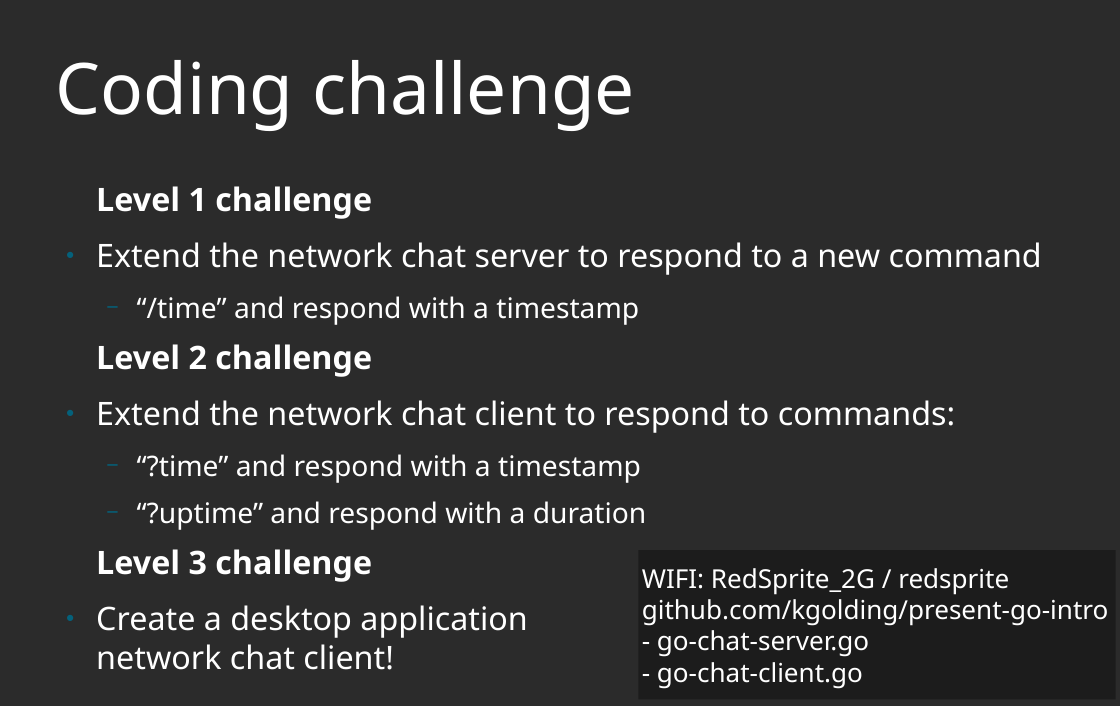
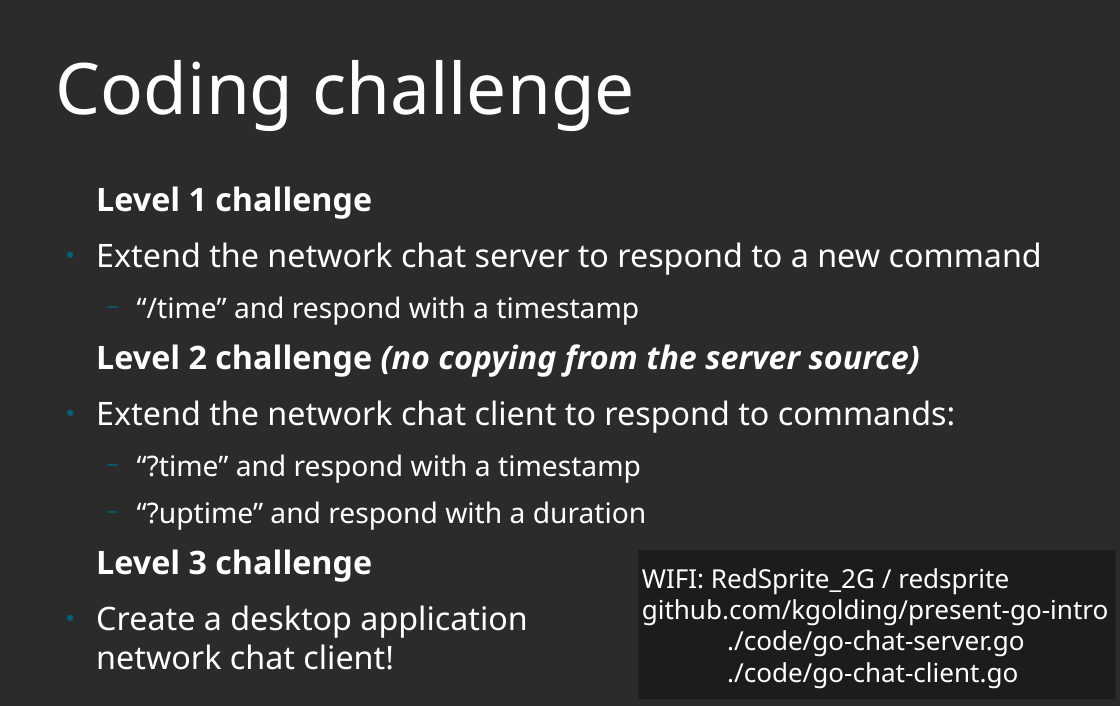
Before and after one commit to kgolding/present-go-intro, a slide deck: slide 26 of Go-Introduction.odp. Drawn at 1120x706 pixels with LibreOffice and Linux fonts; fonts in the diff are those of the drawing; background and template pictures are left out; a plain dark background stands for a picture behind light text. Boxes give left, top, right and bottom in pixels: in the first picture for what was removed or moved away, otherwise in the second. Text is boxed around its words. In the diff, an @@ line names an element or a change of style, - is before the commit and + after.

```diff
--- a/Go-Introduction.odp
+++ b/Go-Introduction.odp
@@ text at bbox=[96, 344, 920, 377]: text changed; italic on @@
-Level 2 challenge
+Level 2 challenge (no copying from the server source)
@@ text in rectangle at bbox=[727, 630, 1025, 689]: text changed @@
-- go-chat-server.go
-- go-chat-client.go
+./code/go-chat-server.go
+./code/go-chat-client.go
```
